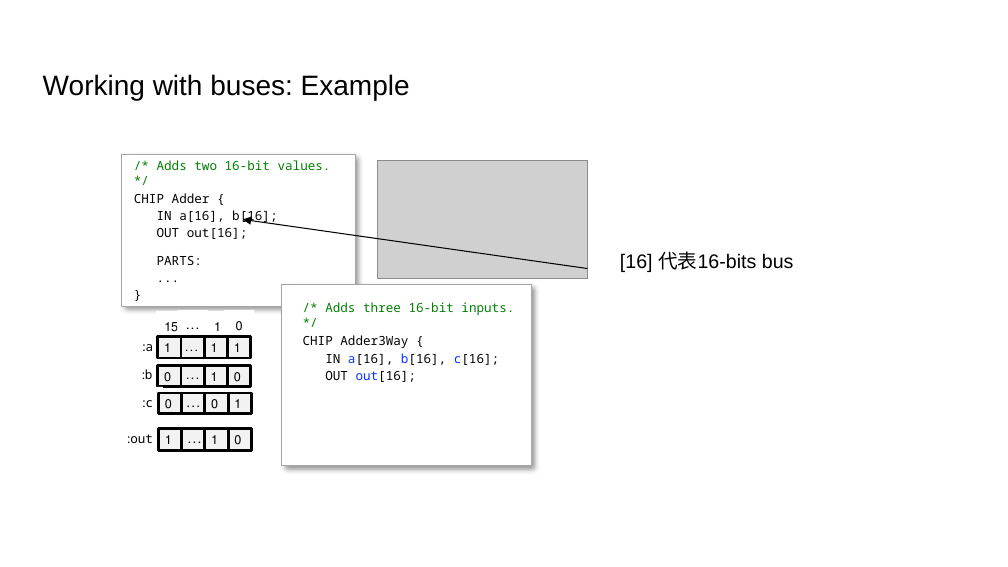
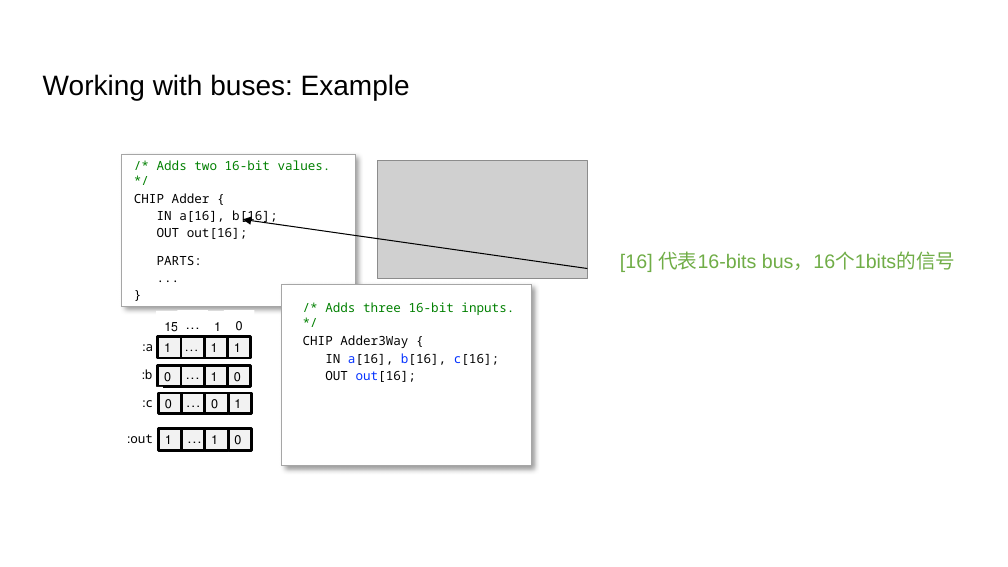
Before and after one commit to vcboy1/Leeds, a slide deck: slide 9 of 26fall/1860/Lecture/Week1.5/Lab 1.5.2 HDL & CAD LAB 2.pptx (slide 10 before the commit). Drawn at 1008x567 pixels with LibreOffice and Linux fonts; fonts in the diff are those of the drawing; grey boxes stand for pictures; background and template pictures are left out. Boxes give left, top, right and bottom in pixels: in the first picture for what was removed or moved away, otherwise in the second. Text is boxed around its words. In the diff, an @@ line names an element or a change of style, - is before the commit and + after.

```diff
--- a/26fall/1860/Lecture/Week1.5/Lab 1.5.2 HDL & CAD LAB 2.pptx
+++ b/26fall/1860/Lecture/Week1.5/Lab 1.5.2 HDL & CAD LAB 2.pptx
@@ text at [620, 251, 955, 272]: text changed; text colour #000000 to #70AD47 @@
-[16] 代表16-bits bus
+[16] 代表16-bits bus，16个1bits的信号
```
Also in this commit, not shown: 12 other slides changed, 5 slides added, 1 slide removed, 7 other files.
